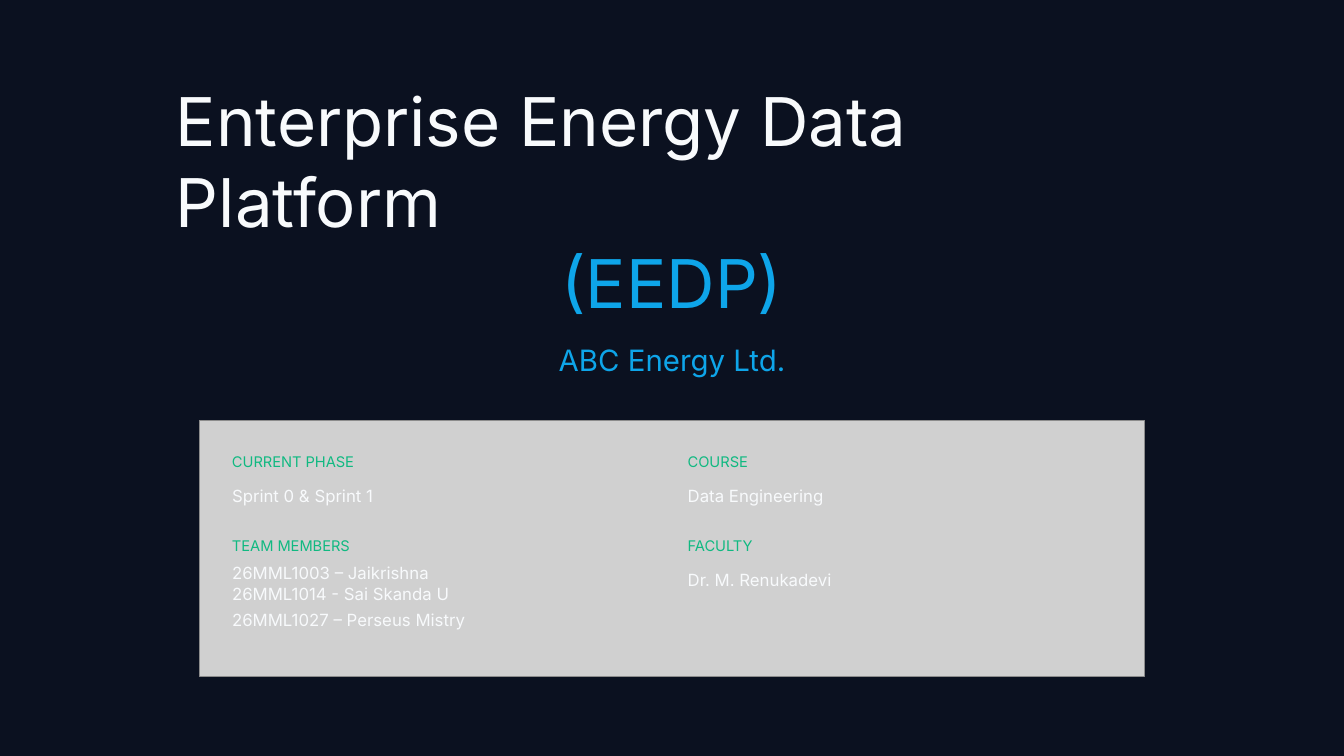
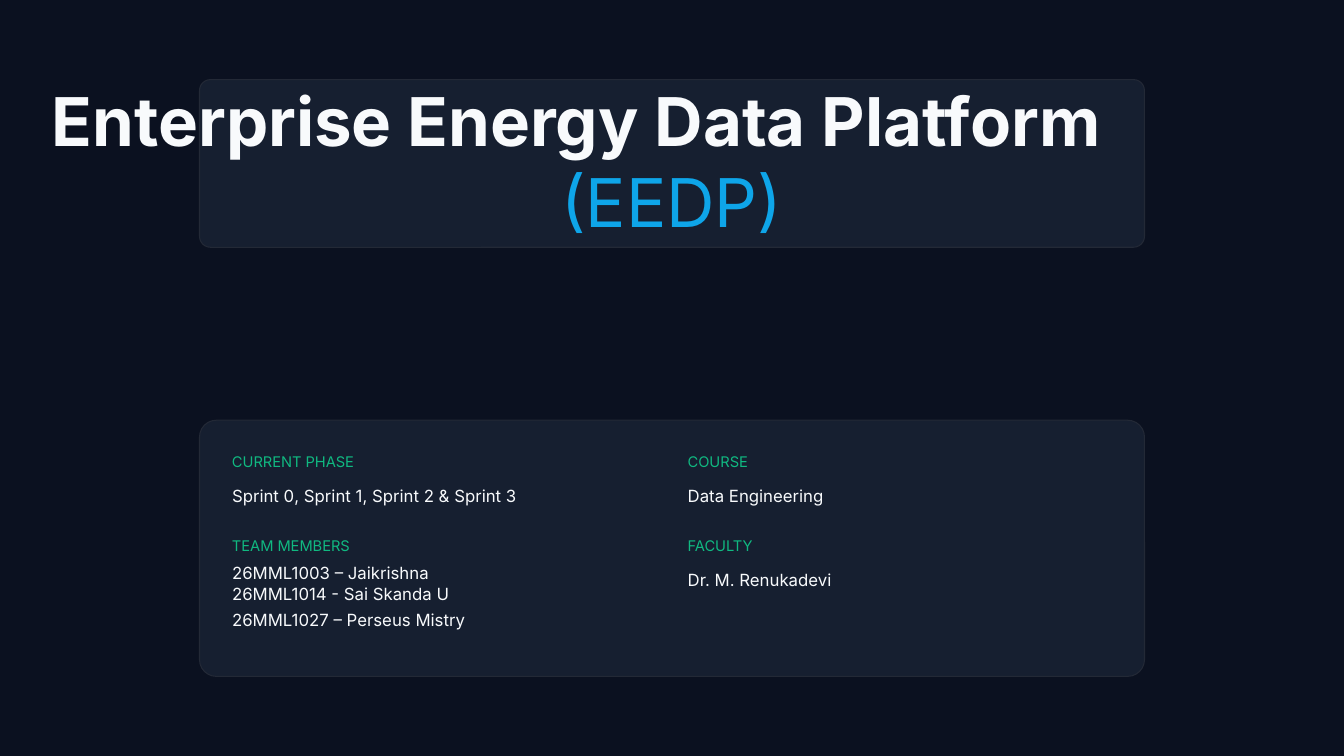
Before and after one commit to Perseus04/Enterprise-Energy-Data-Platform, a slide deck: slide 1 of docs/report/Enterprise Energy Data Platform Progress 1.pptx. Drawn at 1344x756 pixels with LibreOffice and Linux fonts; fonts in the diff are those of the drawing; grey boxes stand for pictures; background and template pictures are left out; a plain dark background stands for a picture behind light text. Boxes give left, top, right and bottom in pixels: in the first picture for what was removed or moved away, otherwise in the second. Text is boxed around its words. In the diff, an @@ line names an element or a change of style, - is before the commit and + after.

```diff
--- a/docs/report/Enterprise Energy Data Platform Progress 1.pptx
+++ b/docs/report/Enterprise Energy Data Platform Progress 1.pptx
@@ rectangle added at [0,0,1344,756], fill #0B1120 @@
@@ text "Enterprise Energy Data Platform (EEDP)": place and size @@
-text "Enterprise Energy Data Platform (EEDP)" at [176,95,907,314]
+text "Enterprise Energy Data Platform (EEDP)" at [52,94,1101,233]
@@ text "Enterprise Energy Data Platform (EEDP)" at [52,94,1101,233]: bold on in "Enterprise Energy Data Platform" @@
@@ rounded rectangle added at [200,80,1145,247], fill #161F30, outline #232936 0.75 pt @@
@@ text removed at [559,349,785,378] @@
-ABC Energy Ltd.
@@ picture removed at [200,420,1145,677] @@
@@ rounded rectangle added at [200,420,1145,677], fill #161F30, outline #232936 0.75 pt @@
@@ text at [232,489,516,506]: text changed @@
-Sprint 0 & Sprint 1
+Sprint 0, Sprint 1, Sprint 2 & Sprint 3
```
Also in this commit, not shown: 8 slides added, 1 slide removed, 25 other files.
